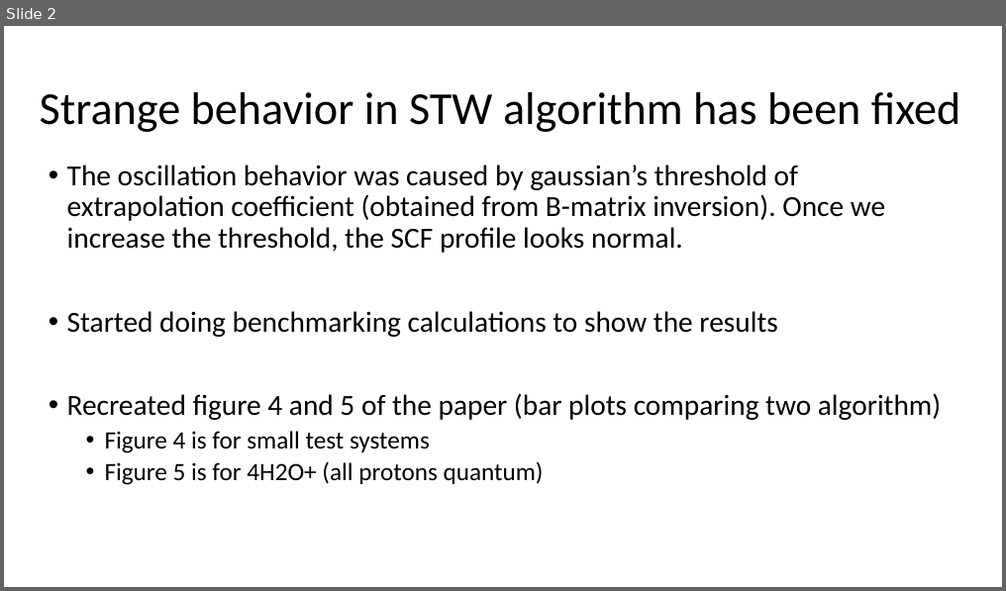
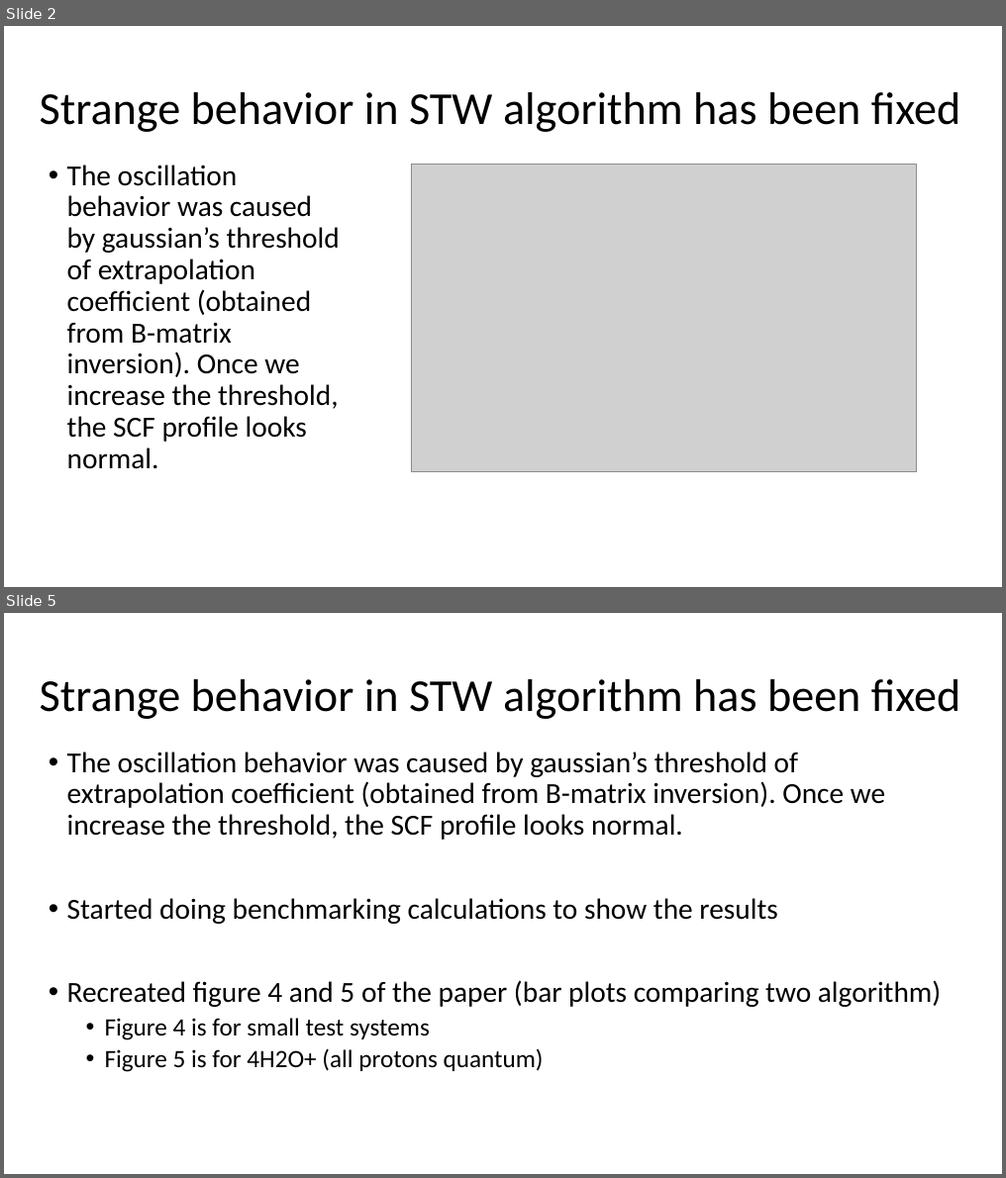
Before and after one commit to aodongliu/NEO-SCF-2ndYearExam, a slide deck: neo_scf_data_processing/Presentation1.pptx. Shown one above the other, each under a label of ours: slide 2 before the commit, slides 2 and 5 after it; the slides between them are not shown. The pictures are 1006x591 and 1006x1178 pixels, drawn with LibreOffice and Linux fonts; fonts in the diff are those of the drawing; grey boxes stand for pictures. Boxes give left, top, right and bottom in pixels: in the first picture for what was removed or moved away, otherwise in the second. Text is boxed around its words. In the diff, an @@ line names an element or a change of style, - is before the commit and + after.

```diff
--- a/neo_scf_data_processing/Presentation1.pptx
+++ b/neo_scf_data_processing/Presentation1.pptx
@@ slide 2 added at <box>4,26,1002,587</box>, background #FFFFFF @@
@@ title added at <box>40,92,960,132</box>, 44 pt, text #000000 @@
+Strange behavior in STW algorithm has been fixed
@@ text added at <box>67,165,340,470</box>, 28 pt, text #000000 @@
+• The oscillation behavior was caused by gaussian’s threshold of extrapolation coefficient (obtained from B-matrix inversion). Once we increase the threshold, the SCF profile looks normal.
@@ picture added at <box>411,165,918,472</box> @@
@@ what was slide 2 is now slide 5 @@
```
Also in this commit, not shown: 2 slides changed, 6 other slides added, 39 other files.
